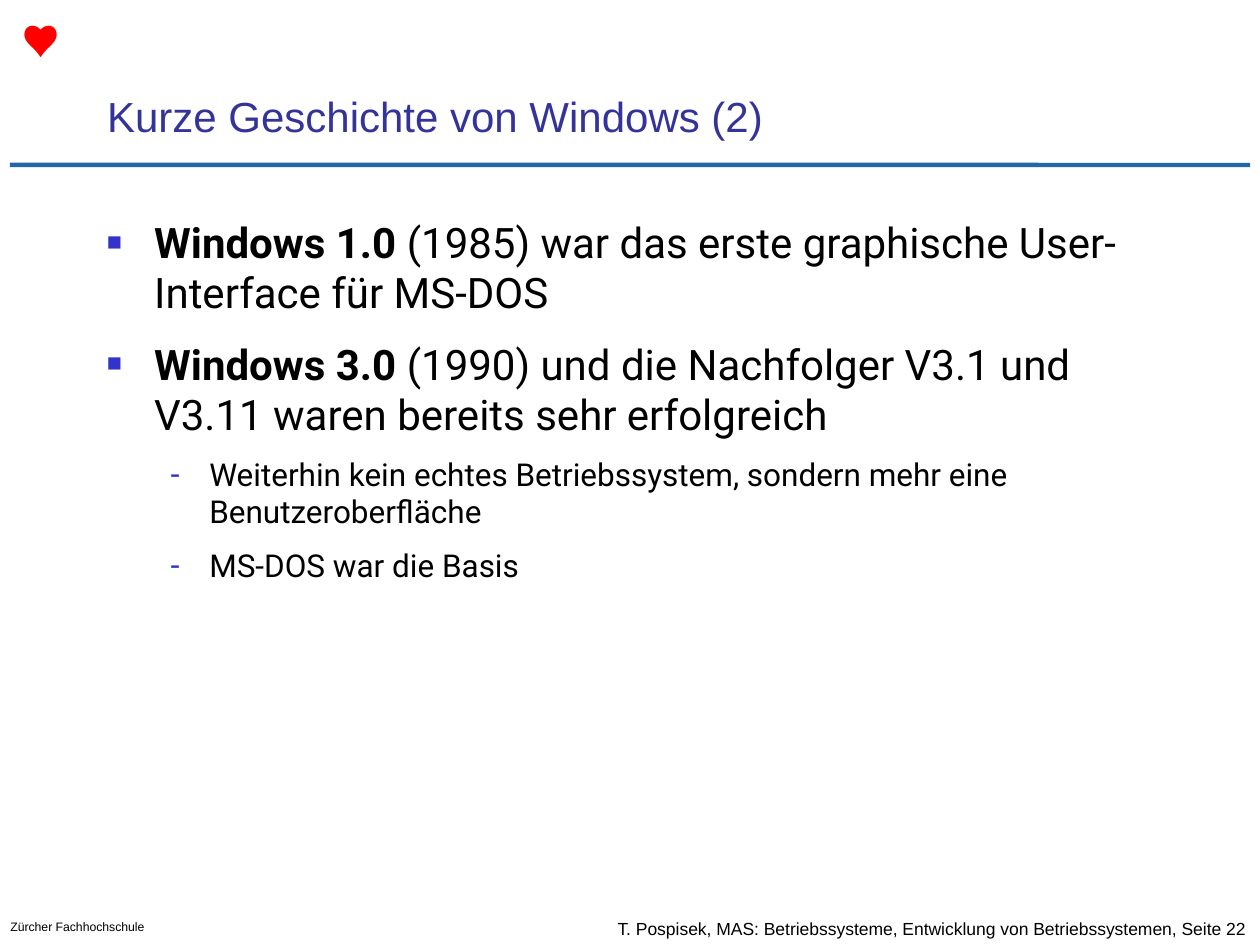
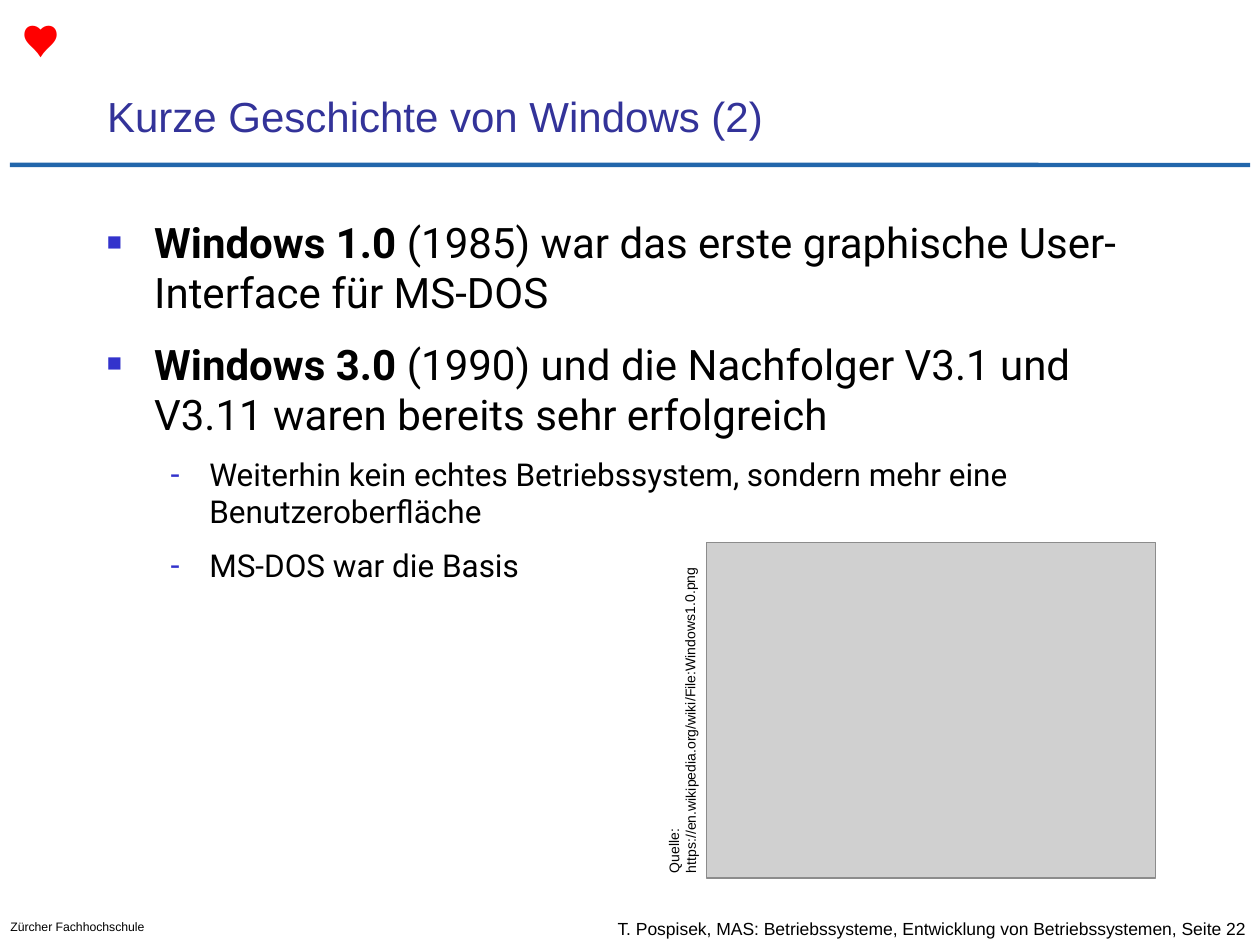
Before and after one commit to tpo/betriebssysteme, a slide deck: slide 22 of 01-2_Entwicklung_von_Betriebssystemen.odp. Drawn at 1260x945 pixels with LibreOffice and Linux fonts; fonts in the diff are those of the drawing; grey boxes stand for pictures; background and template pictures are left out. Boxes give left, top, right and bottom in pixels: in the first picture for what was removed or moved away, otherwise in the second. Text is boxed around its words. In the diff, an @@ line names an element or a change of style, - is before the commit and + after.

```diff
--- a/01-2_Entwicklung_von_Betriebssystemen.odp
+++ b/01-2_Entwicklung_von_Betriebssystemen.odp
@@ picture added at [707, 542, 1155, 878] @@
@@ text added at [667, 597, 700, 873], 8 pt, text #000000 @@
+Quelle:
+https://en.wikipedia.org/wiki/File:Windows1.0.png
```
Also in this commit, not shown: 3 other slides changed, 1 other file.
